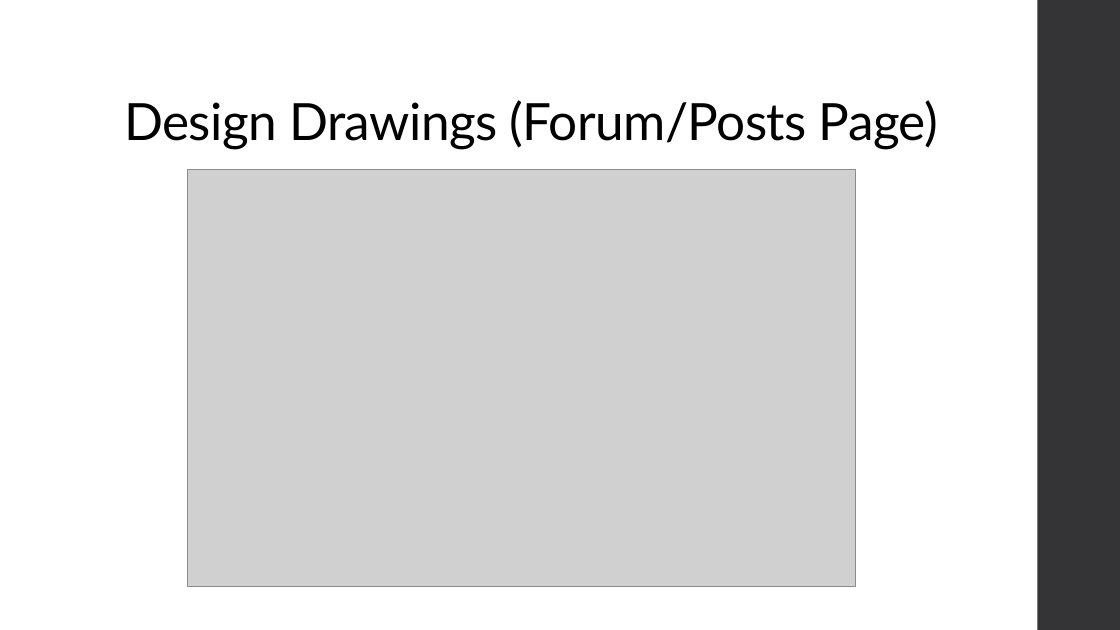
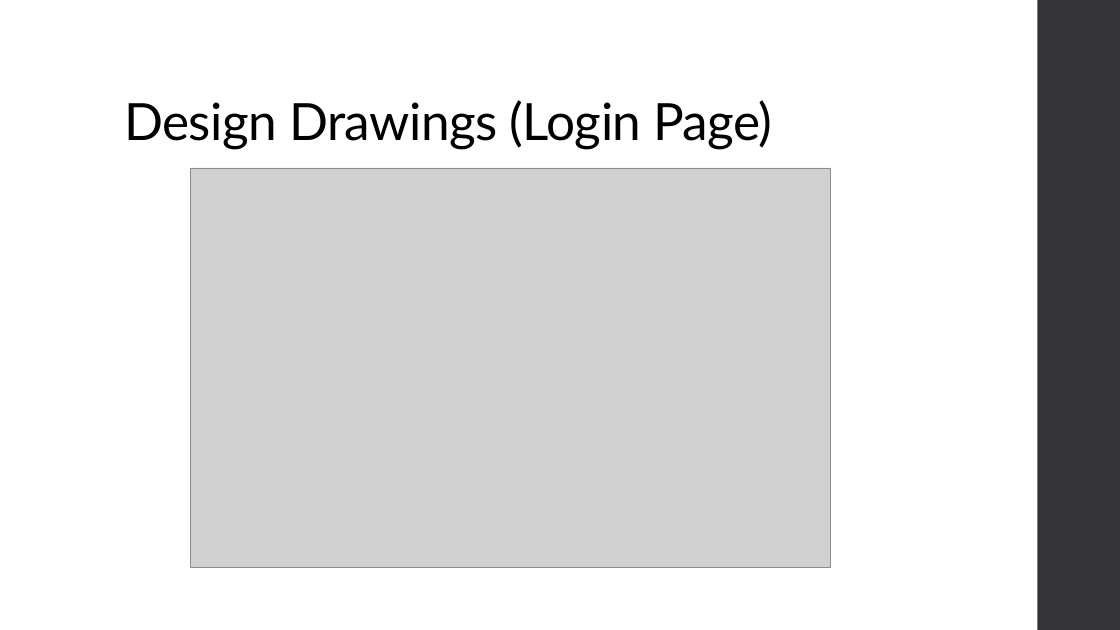
Before and after one commit to niuqaoJ-life/jollibee-fanpage, a slide deck: slide 21 of AS91903_91906_Evidence_Joaquin_Badenas.pptx (slide 19 before the commit). Drawn at 1120x630 pixels with LibreOffice and Linux fonts; fonts in the diff are those of the drawing; grey boxes stand for pictures. Boxes give left, top, right and bottom in pixels: in the first picture for what was removed or moved away, otherwise in the second. Text is boxed around its words. In the diff, an @@ line names an element or a change of style, - is before the commit and + after.

```diff
--- a/AS91903_91906_Evidence_Joaquin_Badenas.pptx
+++ b/AS91903_91906_Evidence_Joaquin_Badenas.pptx
@@ title at (124,100,772,149): text changed @@
-Design Drawings (Forum/Posts Page)
+Design Drawings (Login Page)
@@ picture: place and size @@
-picture at (188,170,856,587)
+picture at (191,168,830,568)
```
Also in this commit, not shown: 6 other slides changed, 2 slides added.
